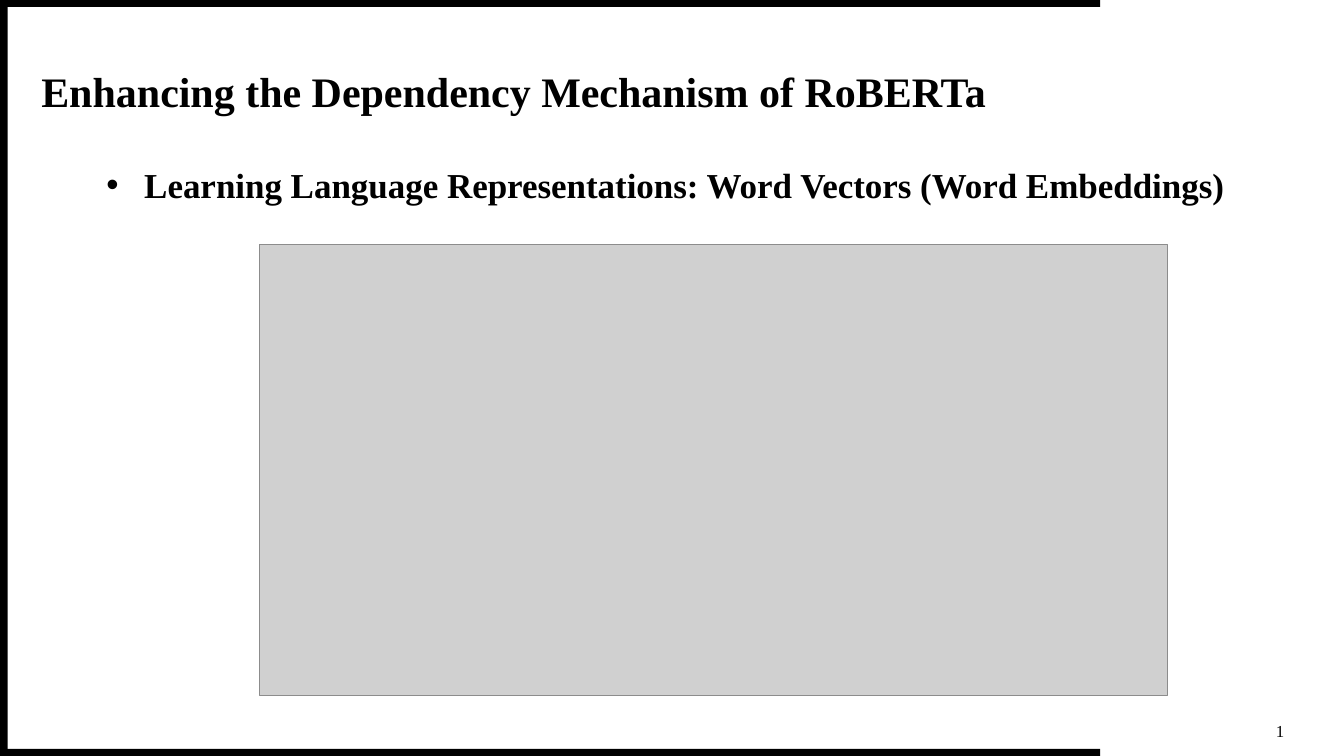
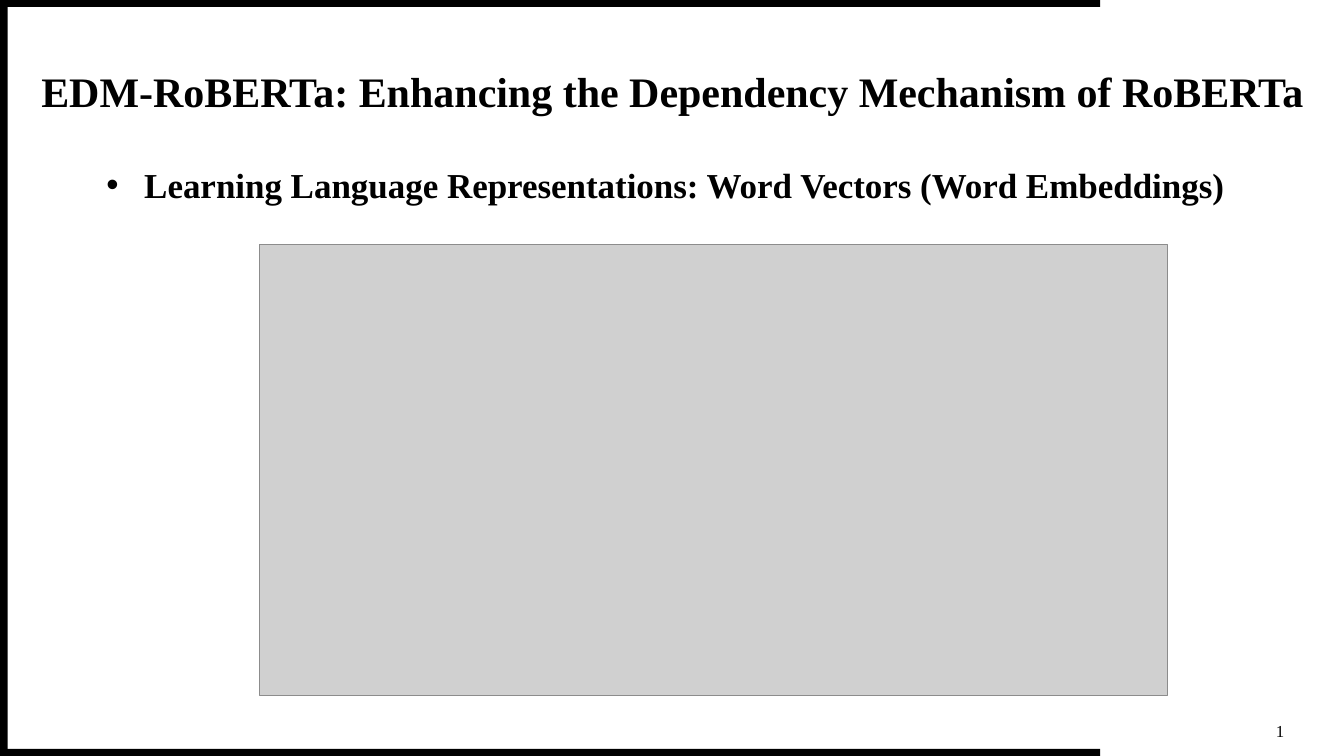
Before and after one commit to theQuert/inlpfun, a slide deck: slide 2 of Lab/REP.pptx. Drawn at 1344x756 pixels with LibreOffice and Linux fonts; fonts in the diff are those of the drawing; grey boxes stand for pictures. Boxes give left, top, right and bottom in pixels: in the first picture for what was removed or moved away, otherwise in the second. Text is boxed around its words. In the diff, an @@ line names an element or a change of style, - is before the commit and + after.

```diff
--- a/Lab/REP.pptx
+++ b/Lab/REP.pptx
@@ text at [41, 77, 1303, 115]: text changed @@
-Enhancing the Dependency Mechanism of RoBERTa
+EDM-RoBERTa: Enhancing the Dependency Mechanism of RoBERTa
```
Also in this commit, not shown: 6 other slides changed, 3 slides added.
